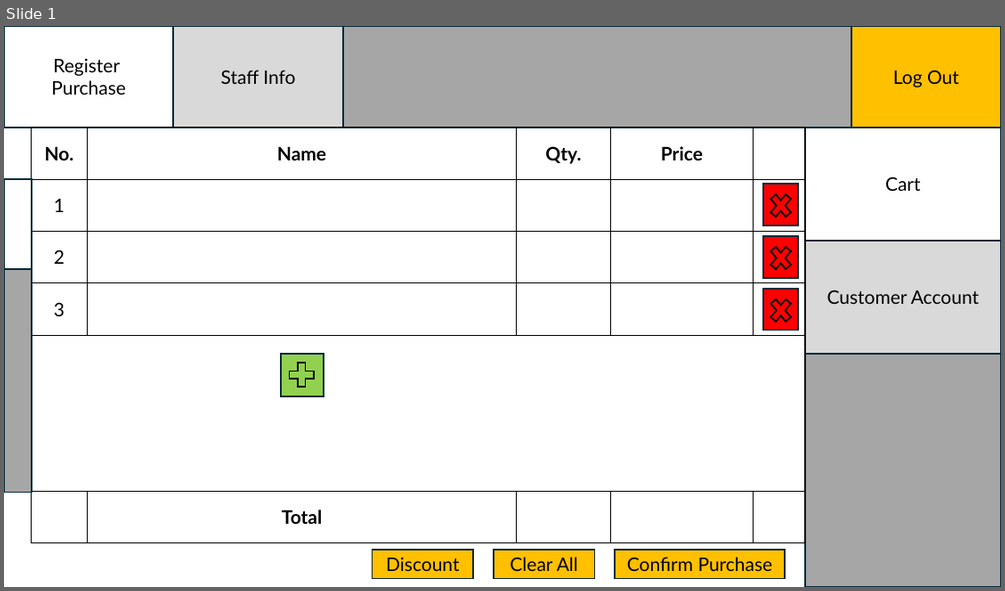
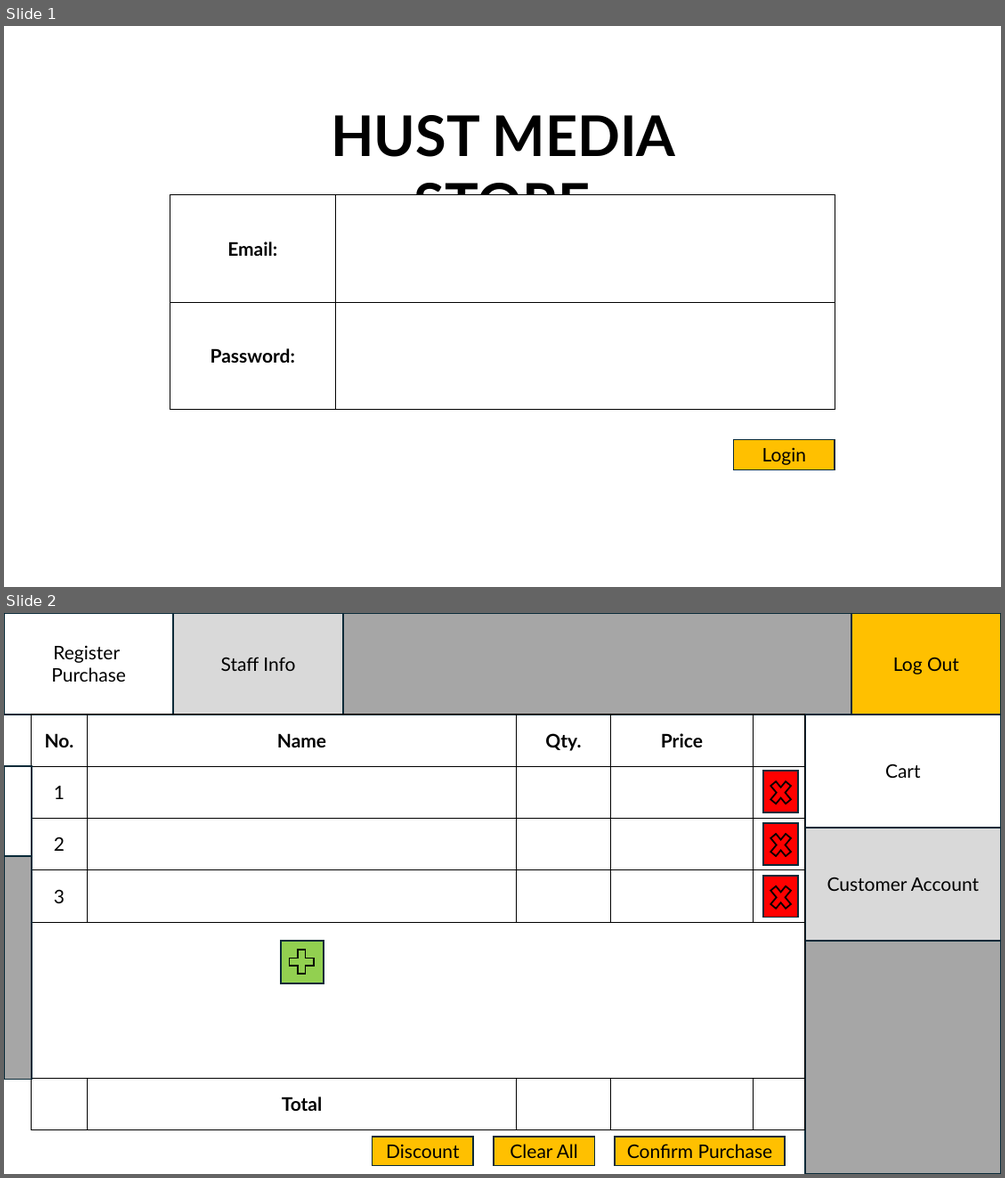
Before and after one commit to EspiMKII/HUST-Media-Store, a slide deck: docs/UIs/UI designs.pptx. Shown one above the other, each under a label of ours: slide 1 before the commit, slides 1 and 2 after it. The pictures are 1005x591 and 1005x1178 pixels, drawn with LibreOffice and Linux fonts; fonts in the diff are those of the drawing. Boxes give left, top, right and bottom in pixels: in the first picture for what was removed or moved away, otherwise in the second. Text is boxed around its words. In the diff, an @@ line names an element or a change of style, - is before the commit and + after.

```diff
--- a/docs/UIs/UI designs.pptx
+++ b/docs/UIs/UI designs.pptx
@@ slide 1 added at (4, 26, 1001, 587), background #FFFFFF @@
@@ text added at (331, 115, 675, 195), 54 pt, text #000000, bold @@
+HUST MEDIA STORE
@@ table added at (170, 195, 834, 410), 2 rows, 2 columns @@
+Email: | 
+Password: | 
@@ rectangle added at (734, 440, 835, 470), fill #FFC000, outline #092A39 1.5 pt, 18 pt, text #000000 @@
+Login
@@ what was slide 1 is now slide 2 @@
```
Also in this commit, not shown: 1 slide changed, 3 other slides added, 11 other files.
